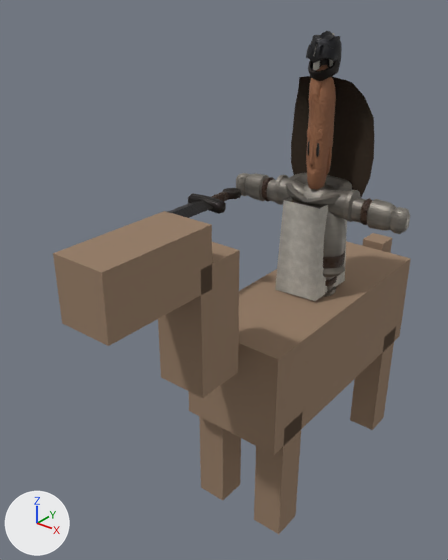
A saved change to the glTF model csharp/Unciv.Godot/Packs/units/models/unit/Cavalry.glb.
One viewpoint serves both versions: a 50 mm lens placed at (0.564, -0.982, 0.977), pointed at (-0.093, -0.16, 0.468). Arrows for +X, +Y and +Z are at lower left; the lights stay in place. The picture after the commit comes second.

Names of what the first picture shows: '1H_Sword', 'HorseMesh', 'Knight_Cape', 'Knight_Helmet', 'Warrior'.
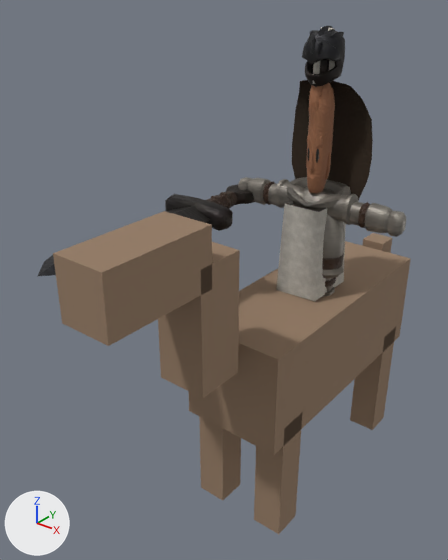
The change, as a diff of the scene's bpy script:
```diff
--- a/csharp/Unciv.Godot/Packs/units/models/unit/Cavalry.glb.py
+++ b/csharp/Unciv.Godot/Packs/units/models/unit/Cavalry.glb.py
@@ ob_warrior @@
 ob_warrior.location = (0.0, 0.0, 0.38)
-ob_warrior.scale = (0.201, 0.201, 0.201)
+ob_warrior.scale = (0.194, 0.194, 0.194)
@@ ob_1h_sword @@
 ob_1h_sword = bpy.data.objects.new('1H_Sword', me_mesh_1h_sword)
-ob_1h_sword.location = (-0.17, -0.082, 0.591)
+ob_1h_sword.location = (-0.164, -0.087, 0.584)
 ob_1h_sword.rotation_euler = (1.571, 0.0, 0.0)  # degrees (90, 0, 0)
-ob_1h_sword.scale = (0.171, 0.171, 0.171)
+ob_1h_sword.scale = (0.3, 0.3, 0.3)
@@ ob_knight_helmet @@
 ob_knight_helmet = bpy.data.objects.new('Knight_Helmet', me_mesh_knight_helmet)
-ob_knight_helmet.location = (0.0, 0.0, 0.826)
-ob_knight_helmet.scale = (0.0502, 0.0542, 0.0583)
+ob_knight_helmet.location = (0.0, 0.0, 0.819)
+ob_knight_helmet.scale = (0.0608, 0.0656, 0.0705)
@@ ob_knight_cape @@
 ob_knight_cape = bpy.data.objects.new('Knight_Cape', me_mesh_knight_cape)
-ob_knight_cape.location = (0.0, 0.0, 0.822)
-ob_knight_cape.scale = (0.181, 0.121, 0.201)
+ob_knight_cape.location = (0.0, 0.0, 0.816)
+ob_knight_cape.scale = (0.175, 0.117, 0.194)
```

Where the change shows, as pixel boxes [x1, y1, x2, y2] in the pictures (448 x 560 px):
'Warrior', rescaled
    before: [236, 33, 410, 301]
    after: [238, 27, 406, 301]
'Knight_Cape', moved, rescaled
    before: [291, 76, 374, 197]
    after: [292, 80, 373, 200]
'1H_Sword', moved, rescaled
    before: [167, 188, 241, 218]
    after: [38, 184, 255, 276]
'Knight_Helmet', moved, rescaled (19% wider, 22% taller)
    before: [306, 31, 342, 81]
    after: [302, 26, 345, 87]
